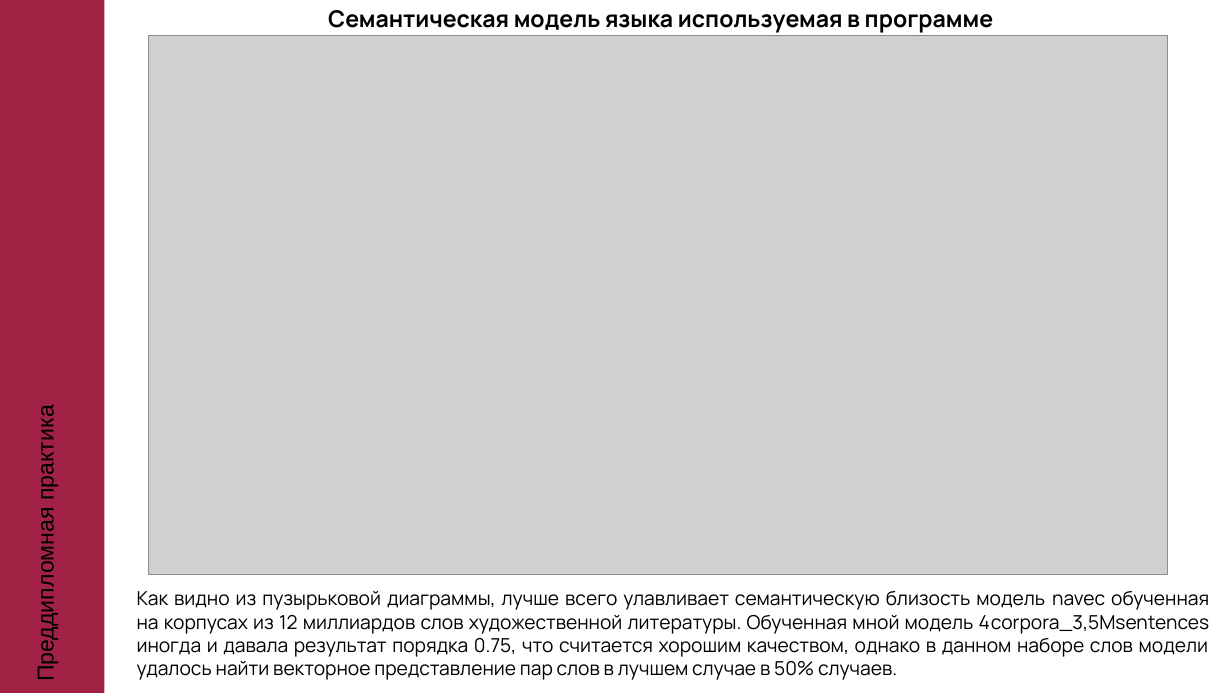
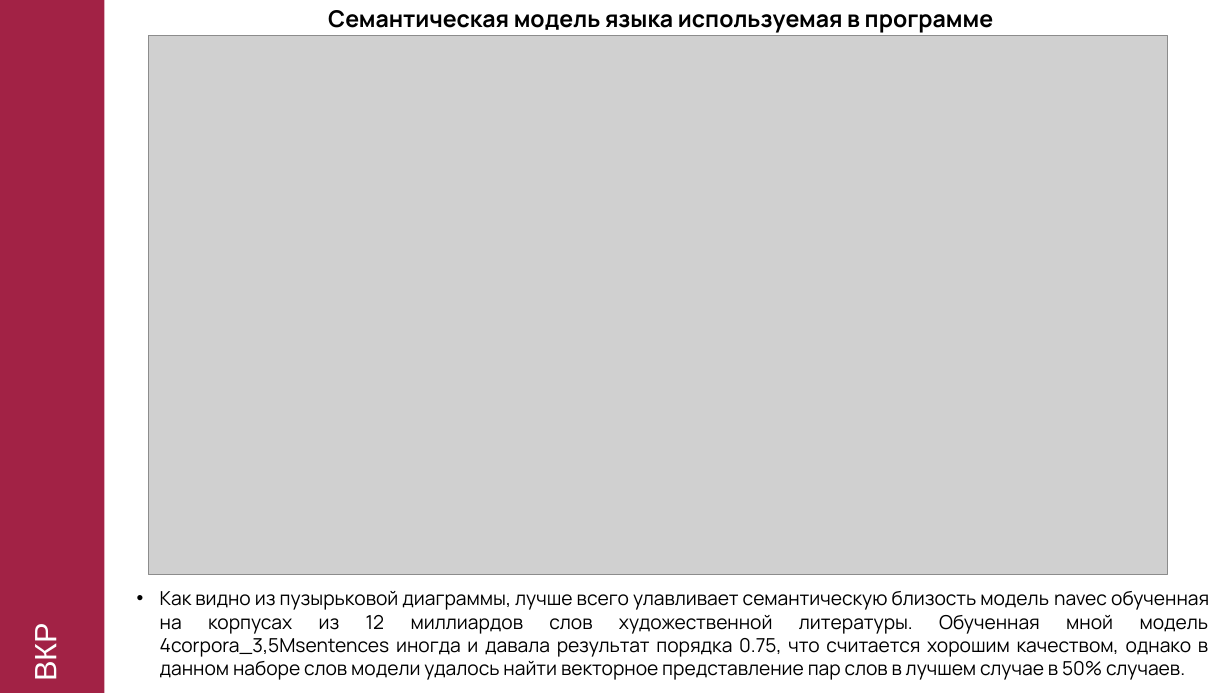
Before and after one commit to PaiNt-git/study.mag_diploma, a slide deck: slide 13 of Мой диплом/ВКР-набор-документов/Презентация-Забавин.pptx (slide 11 before the commit). Drawn at 1232x693 pixels with LibreOffice and Linux fonts; fonts in the diff are those of the drawing; grey boxes stand for pictures; background and template pictures are left out. Boxes give left, top, right and bottom in pixels: in the first picture for what was removed or moved away, otherwise in the second. Text is boxed around its words. In the diff, an @@ line names an element or a change of style, - is before the commit and + after.

```diff
--- a/Мой диплом/ВКР-набор-документов/Презентация-Забавин.pptx
+++ b/Мой диплом/ВКР-набор-документов/Презентация-Забавин.pptx
@@ subtitle "Как видно из пузырьковой диаграммы, ..." at [160,591,1209,680]: bullet none to •; more space between paragraphs @@
@@ text at [29,628,63,679]: text changed; size 18 to 24 pt; text colour #000000 to #FFFFFF @@
-Преддипломная практика
+ВКР
```
Also in this commit, not shown: 13 other slides changed, 3 slides added, 1 slide removed, 3 other files.
